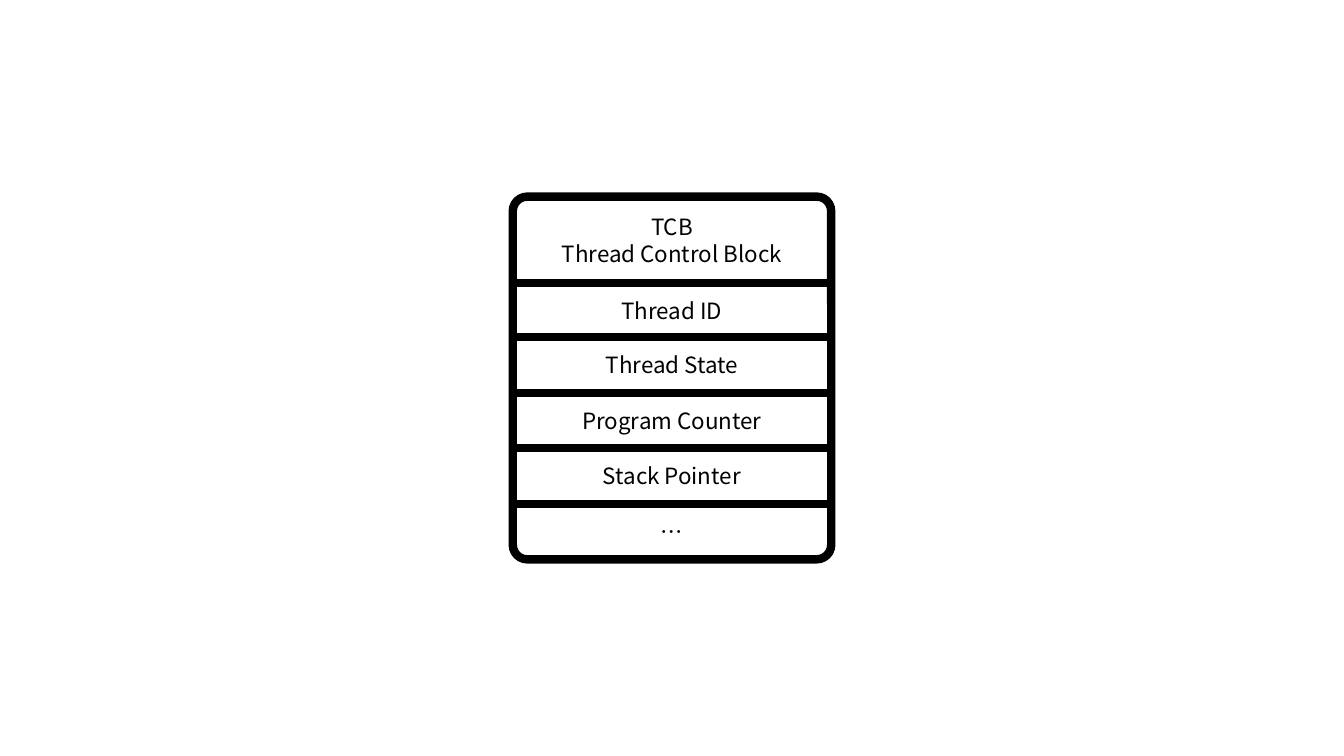
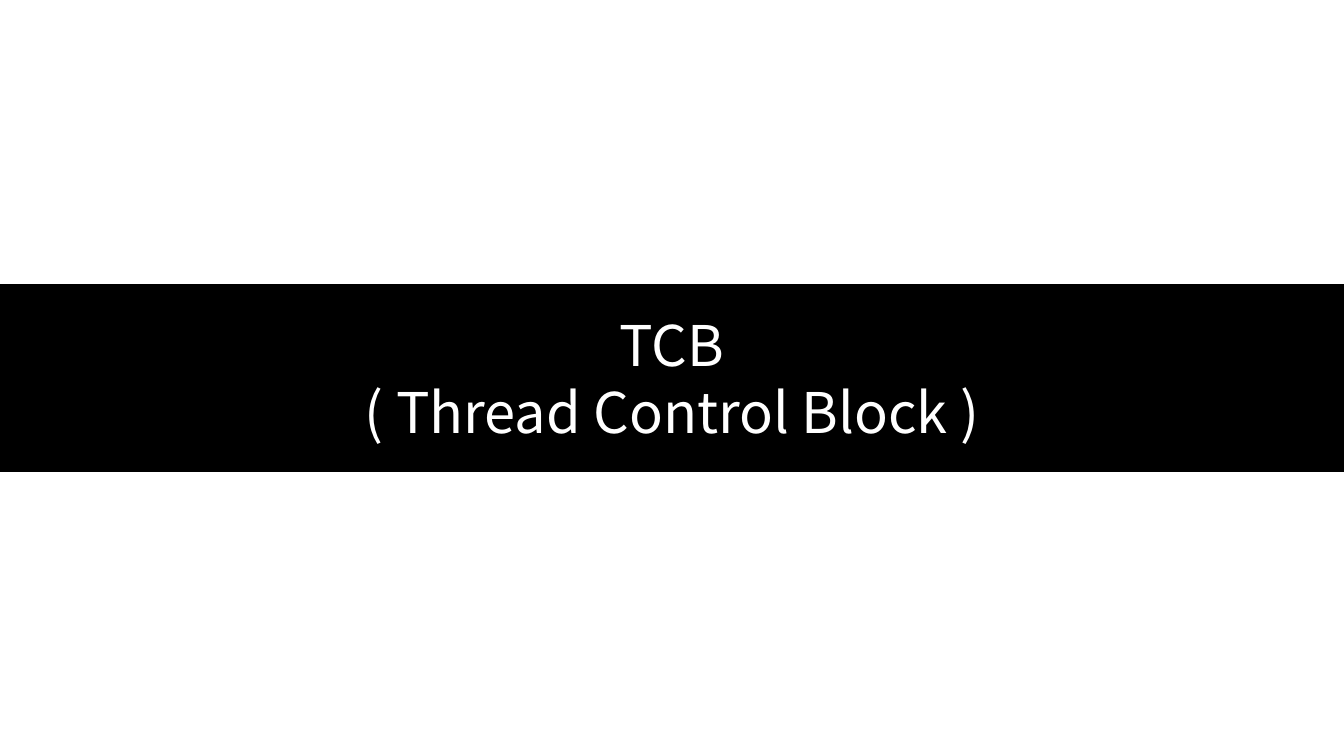
Before and after one commit to SEH00N/SDLU, a slide deck: slide 42 of ServerLecture/PT/3강 멀티스레딩 이론.pptx (slide 32 before the commit). Drawn at 1344x756 pixels with LibreOffice and Linux fonts; fonts in the diff are those of the drawing. Boxes give left, top, right and bottom in pixels: in the first picture for what was removed or moved away, otherwise in the second. Text is boxed around its words. In the diff, an @@ line names an element or a change of style, - is before the commit and + after.

```diff
--- a/ServerLecture/PT/3강 멀티스레딩 이론.pptx
+++ b/ServerLecture/PT/3강 멀티스레딩 이론.pptx
@@ rectangle "TCB": place and size @@
-rectangle "TCB" at box(562, 218, 782, 263)
+rectangle "TCB" at box(0, 284, 1344, 471)
@@ rectangle "TCB" at box(0, 284, 1344, 471): fill none to #000000; outline none to #000000 1 pt @@
@@ text in rectangle at box(620, 324, 724, 367): size 16 to 40 pt, text colour #000000 to #FFFFFF in "TCB" @@
@@ text in rectangle at box(396, 388, 948, 434): text changed; size 16 to 40 pt; text colour #000000 to #FFFFFF @@
-Thread Control Block
+( Thread Control Block )
@@ group removed at box(513, 197, 832, 560): 5 texts, 4 lines, 1 rounded rectangle @@
-Thread ID
-Thread State
-Program Counter
-Stack Pointer
-…
```
Also in this commit, not shown: 28 slides added, 7 other files.
